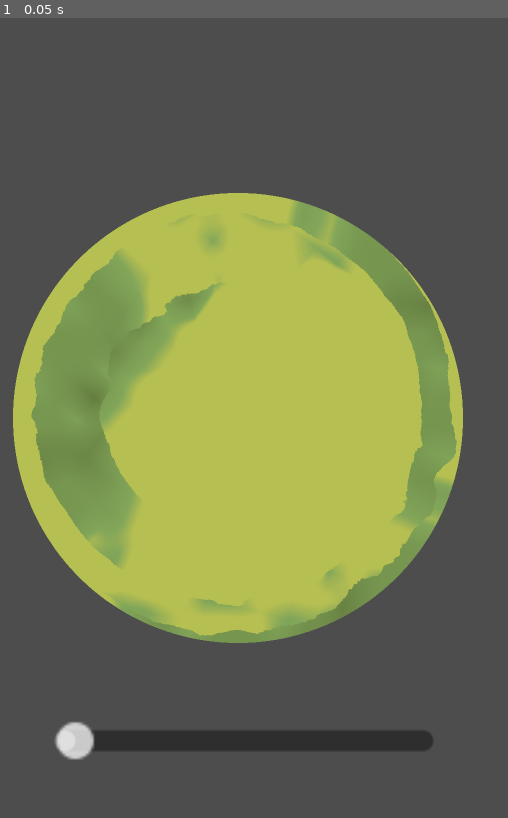
Above: before the commit, frame 1.
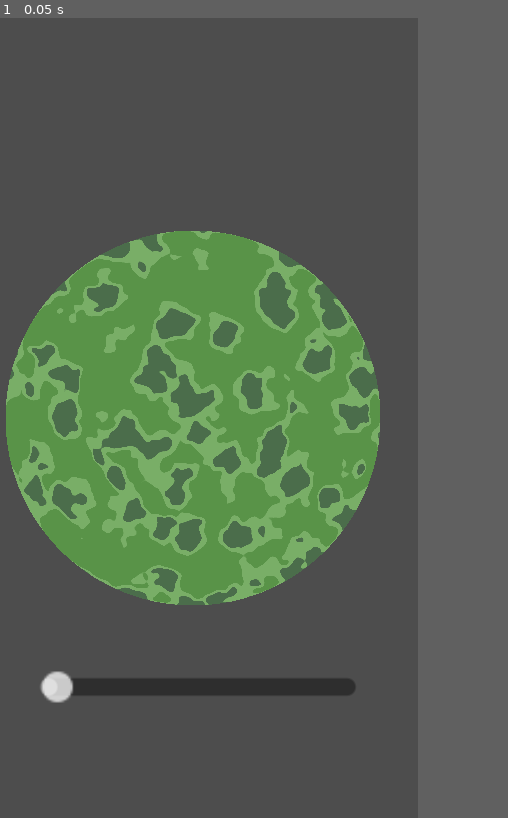
Above: after the commit, the same moment.

Repository: Quintavius/map-of-noo
Game: Godot game, scene res://scenes/main.tscn
Two runs of this game, one before a commit and one after it. Both use one fixed random seed, a clock stepped at 60 frames per second and the inputs below.
Inputs:
- Up to frame 1 (0.05 s): no input
In our replay, the window is 540x800 before the commit and 450x800 after it. These sizes can differ from the game's own. Grey fills any space a smaller window leaves; there, only what the larger window draws over its background counts as a difference.

The runs differ from the first frame. In frame 1, 41% of the frame differs, in the area x 1-92%, y 21-93%.

Commit message:
map starting to look good

Diff:
--- a/Godot/project.godot
+++ b/Godot/project.godot
@@ -20,6 +20,8 @@
 window/size/viewport_width=1080
 window/size/viewport_height=1920
 window/size/mode=3
+window/stretch/mode="canvas_items"
+window/stretch/aspect="keep_width"
 window/handheld/orientation=1
 
 [rendering]
--- a/Godot/scenes/Map.gd
+++ b/Godot/scenes/Map.gd
@@ -13,5 +13,5 @@
 	pass
 
 func _on_h_slider_value_changed(value):
-	$ColorRect.material.set("shader_parameter/Cycle", value)
+	$MapBase.material.set("shader_parameter/Cycle", value)
 	pass # Replace with function body.
--- a/Godot/scenes/main.tscn
+++ b/Godot/scenes/main.tscn
@@ -1,11 +1,15 @@
-[gd_scene load_steps=12 format=3 uid="uid://icxg80kr7xoy"]
+[gd_scene load_steps=20 format=3 uid="uid://icxg80kr7xoy"]
 
 [ext_resource type="Shader" uid="uid://c02kgwblpfv05" path="res://shaders/map.tres" id="1_5idcf"]
 [ext_resource type="Script" path="res://scenes/Map.gd" id="1_lp277"]
-[ext_resource type="Gradient" uid="uid://da5i6twl3bgt" path="res://scenes/TestGradient.tres" id="3_320t8"]
+[ext_resource type="Shader" path="res://shaders/BlurX.gdshader" id="4_aajak"]
+[ext_resource type="Shader" path="res://shaders/BlurY.gdshader" id="4_s8w7f"]
+[ext_resource type="Shader" path="res://shaders/ColourRamp.gdshader" id="6_hpcjg"]
+
+[sub_resource type="Gradient" id="Gradient_m103y"]
 
 [sub_resource type="GradientTexture1D" id="GradientTexture1D_80u1v"]
-gradient = ExtResource("3_320t8")
+gradient = SubResource("Gradient_m103y")
 
 [sub_resource type="Gradient" id="Gradient_y6ajm"]
 interpolation_mode = 1
@@ -25,6 +29,8 @@
 frequency = 0.0278
 
 [sub_resource type="NoiseTexture2D" id="NoiseTexture2D_onvdb"]
+width = 1024
+height = 1024
 noise = SubResource("FastNoiseLite_0ij46")
 
 [sub_resource type="FastNoiseLite" id="FastNoiseLite_l1tvh"]
@@ -33,8 +39,6 @@
 domain_warp_enabled = true
 
 [sub_resource type="NoiseTexture2D" id="NoiseTexture2D_mh7fa"]
-width = 16
-height = 16
 noise = SubResource("FastNoiseLite_l1tvh")
 
 [sub_resource type="ShaderMaterial" id="ShaderMaterial_yovxb"]
@@ -45,6 +49,24 @@
 shader_parameter/ShiftMap = SubResource("GradientTexture2D_208cu")
 shader_parameter/TerrainNoise = SubResource("NoiseTexture2D_mh7fa")
 shader_parameter/Gradient = SubResource("GradientTexture1D_80u1v")
+
+[sub_resource type="ShaderMaterial" id="ShaderMaterial_lra7u"]
+shader = ExtResource("4_s8w7f")
+
+[sub_resource type="ShaderMaterial" id="ShaderMaterial_sr2ak"]
+shader = ExtResource("4_aajak")
+
+[sub_resource type="Gradient" id="Gradient_dleve"]
+interpolation_mode = 1
+offsets = PackedFloat32Array(0, 0.327869, 0.434426, 1)
+colors = PackedColorArray(0.297385, 0.429019, 0.297711, 1, 0.475114, 0.684483, 0.40456, 1, 0.350662, 0.577665, 0.282905, 1, 1, 1, 1, 1)
+
+[sub_resource type="GradientTexture1D" id="GradientTexture1D_fnrem"]
+gradient = SubResource("Gradient_dleve")
+
+[sub_resource type="ShaderMaterial" id="ShaderMaterial_84kjd"]
+shader = ExtResource("6_hpcjg")
+shader_parameter/gradient_texture = SubResource("GradientTexture1D_fnrem")
 
 [node name="Main" type="Node"]
 
@@ -57,7 +79,8 @@
 grow_vertical = 2
 script = ExtResource("1_lp277")
 
-[node name="ColorRect" type="ColorRect" parent="Map"]
+[node name="MapBase" type="ColorRect" parent="Map"]
+clip_children = 2
 material = SubResource("ShaderMaterial_yovxb")
 layout_mode = 1
 anchors_preset = 8
@@ -71,6 +94,63 @@
 offset_bottom = 450.0
 grow_horizontal = 2
 grow_vertical = 2
+metadata/_edit_use_anchors_ = true
+
+[node name="PostProcessing" type="Control" parent="Map/MapBase"]
+anchors_preset = 0
+offset_left = -90.0
+offset_top = -510.0
+offset_right = -50.0
+offset_bottom = -470.0
+
+[node name="CanvasLayer" type="CanvasLayer" parent="Map/MapBase/PostProcessing"]
+
+[node name="ColorRect" type="ColorRect" parent="Map/MapBase/PostProcessing/CanvasLayer"]
+material = SubResource("ShaderMaterial_lra7u")
+anchors_preset = 8
+anchor_left = 0.5
+anchor_top = 0.5
+anchor_right = 0.5
+anchor_bottom = 0.5
+offset_left = -450.0
+offset_top = -450.0
+offset_right = 450.0
+offset_bottom = 450.0
+grow_horizontal = 2
+grow_vertical = 2
+mouse_filter = 2
+
+[node name="CanvasLayer2" type="CanvasLayer" parent="Map/MapBase/PostProcessing"]
+
+[node name="ColorRect" type="ColorRect" parent="Map/MapBase/PostProcessing/CanvasLayer2"]
+material = SubResource("ShaderMaterial_sr2ak")
+anchors_preset = 8
+anchor_left = 0.5
+anchor_top = 0.5
+anchor_right = 0.5
+anchor_bottom = 0.5
+offset_left = -450.0
+offset_top = -450.0
+offset_right = 450.0
+offset_bottom = 450.0
+grow_horizontal = 2
+grow_vertical = 2
+mouse_filter = 2
+
+[node name="CanvasLayer3" type="CanvasLayer" parent="Map/MapBase/PostProcessing"]
+
+[node name="ColorRect" type="ColorRect" parent="Map/MapBase/PostProcessing/CanvasLayer3"]
+material = SubResource("ShaderMaterial_84kjd")
+anchors_preset = 15
+anchor_right = 1.0
+anchor_bottom = 1.0
+offset_left = 90.0
+offset_top = 510.0
+offset_right = -90.0
+offset_bottom = -510.0
+grow_horizontal = 2
+grow_vertical = 2
+mouse_filter = 2
 metadata/_edit_use_anchors_ = true
 
 [node name="HSlider" type="HSlider" parent="Map"]
--- /dev/null
+++ b/Godot/shaders/BlurX.gdshader
@@ -0,0 +1,20 @@
+shader_type canvas_item;
+
+uniform sampler2D screen_texture : hint_screen_texture, repeat_disable, filter_nearest;
+
+// Blur in x direction
+void fragment(){
+	vec3 col = texture(screen_texture, SCREEN_UV).xyz * 0.16;
+	col += texture(screen_texture, SCREEN_UV + vec2(SCREEN_PIXEL_SIZE.x, 0.0)).xyz * 0.15;
+	col += texture(screen_texture, SCREEN_UV + vec2(-SCREEN_PIXEL_SIZE.x, 0.0)).xyz * 0.15;
+	col += texture(screen_texture, SCREEN_UV + vec2(2.0 * SCREEN_PIXEL_SIZE.x, 0.0)).xyz * 0.12;
+	col += texture(screen_texture, SCREEN_UV + vec2(2.0 * -SCREEN_PIXEL_SIZE.x, 0.0)).xyz * 0.12;
+	col += texture(screen_texture, SCREEN_UV + vec2(3.0 * SCREEN_PIXEL_SIZE.x, 0.0)).xyz * 0.09;
+	col += texture(screen_texture, SCREEN_UV + vec2(3.0 * -SCREEN_PIXEL_SIZE.x, 0.0)).xyz * 0.09;
+	col += texture(screen_texture, SCREEN_UV + vec2(4.0 * SCREEN_PIXEL_SIZE.x, 0.0)).xyz * 0.05;
+	col += texture(screen_texture, SCREEN_UV + vec2(4.0 * -SCREEN_PIXEL_SIZE.x, 0.0)).xyz * 0.05;
+	float alpha = step(distance(UV, vec2(0.5, 0.5)),0.5);
+
+	COLOR.rgb = col;
+	COLOR.a = alpha;
+}
--- /dev/null
+++ b/Godot/shaders/BlurY.gdshader
@@ -0,0 +1,20 @@
+shader_type canvas_item;
+
+uniform sampler2D screen_texture : hint_screen_texture, repeat_disable, filter_nearest;
+
+// Blur in x direction
+void fragment(){
+	vec3 col = texture(screen_texture, SCREEN_UV).xyz * 0.16;
+	col += texture(screen_texture, SCREEN_UV + vec2(0.0, SCREEN_PIXEL_SIZE.y)).xyz * 0.15;
+	col += texture(screen_texture, SCREEN_UV + vec2(0.0, -SCREEN_PIXEL_SIZE.y)).xyz * 0.15;
+	col += texture(screen_texture, SCREEN_UV + vec2(0.0, 2.0 * SCREEN_PIXEL_SIZE.y)).xyz * 0.12;
+	col += texture(screen_texture, SCREEN_UV + vec2(0.0, 2.0 * -SCREEN_PIXEL_SIZE.y)).xyz * 0.12;
+	col += texture(screen_texture, SCREEN_UV + vec2(0.0, 3.0 * SCREEN_PIXEL_SIZE.y)).xyz * 0.09;
+	col += texture(screen_texture, SCREEN_UV + vec2(0.0, 3.0 * -SCREEN_PIXEL_SIZE.y)).xyz * 0.09;
+	col += texture(screen_texture, SCREEN_UV + vec2(0.0, 4.0 * SCREEN_PIXEL_SIZE.y)).xyz * 0.05;
+	col += texture(screen_texture, SCREEN_UV + vec2(0.0, 4.0 * -SCREEN_PIXEL_SIZE.y)).xyz * 0.05;
+	float alpha = step(distance(UV, vec2(0.5, 0.5)),0.5);
+
+	COLOR.rgb = col;
+	COLOR.a = alpha;
+}
--- /dev/null
+++ b/Godot/shaders/ColourRamp.gdshader
@@ -0,0 +1,14 @@
+shader_type canvas_item;
+
+uniform sampler2D screen_texture : hint_screen_texture, repeat_disable, filter_nearest;
+uniform sampler2D gradient_texture : source_color;
+
+void fragment(){
+	float base = texture(screen_texture, SCREEN_UV).r;
+	vec3 col = texture(gradient_texture, vec2(base,0)).xyz;
+
+	float alpha = step(distance(UV, vec2(0.5, 0.5)),0.5);
+
+	COLOR.rgb = col;
+	COLOR.a = alpha;
+}
--- a/Godot/shaders/map.tres
+++ b/Godot/shaders/map.tres
@@ -287,12 +287,12 @@
 
 }
 "
-graph_offset = Vector2(81.6871, 39.2362)
+graph_offset = Vector2(240.887, 827.492)
 mode = 1
 flags/light_only = false
 nodes/fragment/0/position = Vector2(2000, 1320)
 nodes/fragment/3/node = SubResource("VisualShaderNodeInput_evdqb")
-nodes/fragment/3/position = Vector2(700, 1600)
+nodes/fragment/3/position = Vector2(660, 1600)
 nodes/fragment/12/node = SubResource("VisualShaderNodeVectorDistance_fj5qe")
 nodes/fragment/12/position = Vector2(1120, 1600)
 nodes/fragment/13/node = SubResource("VisualShaderNodeFloatFunc_5odn7")
--- a/Godot/shaders/map_shader.tres
+++ b/Godot/shaders/map_shader.tres
@@ -22,7 +22,6 @@
 
 }
 "
-graph_offset = Vector2(-199.329, -89.3747)
 nodes/fragment/2/node = SubResource("VisualShaderNodeColorParameter_v4e7n")
 nodes/fragment/2/position = Vector2(-140, 60)
 nodes/fragment/connections = PackedInt32Array(2, 0, 0, 0)
